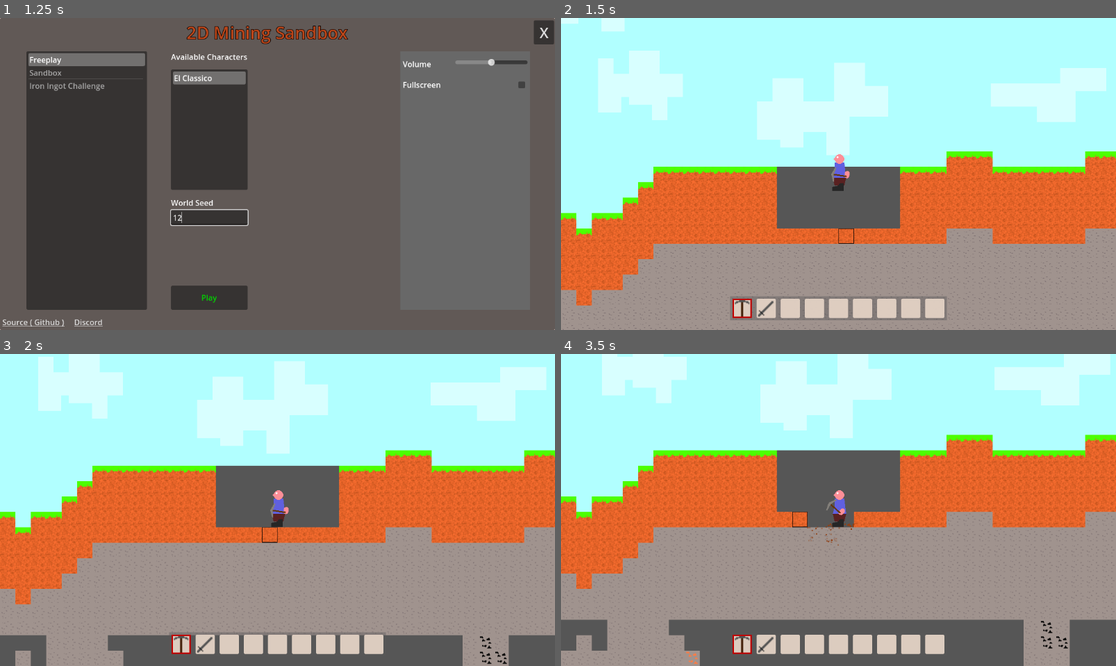
Above: before the commit, frames 1-4 (two rows, left to right).
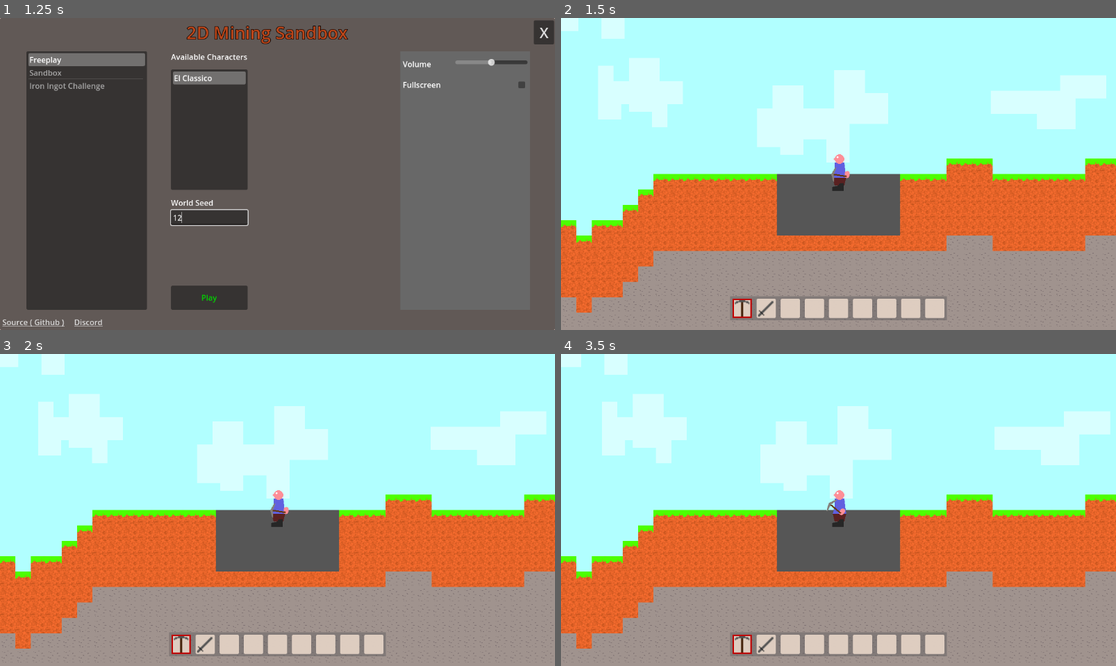
Above: after the commit, the same moments.

Repository: Griiimon/2D-Mining-Sandbox
Game: Godot game, scene res://game/startup.tscn
The game is run twice, just before and just after one commit, with the same random seed, the same clock (stepped at 60 frames per second) and the same inputs. The engine's default icon, where the game draws it, is replaced by a stand-in: a white triangle on a blue panel in a dark square.
Inputs (mouse positions are in pixels of both pictures, inside the frame that each line leads up to):
- Up to frame 1 (1.25 s): click (210, 217) at 0.52 s; type "12" at 0.6 s
- Up to frame 2 (1.5 s): click "Play" at 1.25 s
- Up to frame 3 (2 s): no input
- Up to frame 4 (3.5 s): tap Enter at 2 s; drag from (744, 644) to (827, 510) at 2.02 s; tap Space (jump) at 2.75 s; drag from (766, 644) to (827, 510) at 2.77 s

Frame 1 is identical in both runs. In frame 2, 12% of the frame differs, in the area x 0-100%, y 1-100%; in frame 3, 50%; in frame 4, 62%, in the area x 0-100%, y 0-100%.
Error after the commit: Parse Error: Could not find type "PlayerVehicleState" in the current scope. (res://game/player/state)

Commit message:
remove vehicle state

Diff:
--- a/game/player/base_player.gd
+++ b/game/player/base_player.gd
@@ -43,6 +43,7 @@
 @onready var health: HealthComponent = $"Health Component"
 @onready var hurtbox = $"Hurt Box"
 @onready var crafting: PlayerCrafting = $Crafting
+@onready var vehicle_logic: PlayerVehicleLogic = $Vehicle
 
 @onready var state_machine: PlayerStateMachine = $"State Machine"
 
@@ -65,6 +66,8 @@
 
 var active_effects: Array[PlayerEffect]
 
+var in_vehicle: Vehicle
+
 
 
 func _ready():
@@ -100,8 +103,11 @@
 func _physics_process(delta):
 	if freeze: return
 
-	if state_machine.current_state.can_move:
-		movement(delta)
+	if in_vehicle:
+		in_vehicle.on_occupied_physics_process(delta)
+	else:
+		if state_machine.current_state.can_move:
+			movement(delta)
 
 	tick_effects()
 
@@ -449,8 +455,9 @@
 
 
 func enter_vehicle_seat(seat: VehicleSeat):
-	state_machine.vehicle_state.seat= seat
-	state_machine.change_state(state_machine.vehicle_state)
+	state_machine.paused= true
+	in_vehicle= seat.get_vehicle()
+	vehicle_logic.on_enter(seat)
 	seat.get_vehicle().on_enter()
 
 
--- a/game/player/base_player.tscn
+++ b/game/player/base_player.tscn
@@ -20,7 +20,7 @@
 [ext_resource type="Script" path="res://game/player/crafting/crafting.gd" id="17_noi44"]
 [ext_resource type="Script" path="res://game/player/state machine/dying_state.gd" id="18_xdhrf"]
 [ext_resource type="Script" path="res://game/player/state machine/building_state.gd" id="20_r6xgo"]
-[ext_resource type="Script" path="res://game/player/state machine/player_vehicle_state.gd" id="21_n56ys"]
+[ext_resource type="Script" path="res://game/player/vehicle_logic.gd" id="21_n56ys"]
 
 [sub_resource type="RectangleShape2D" id="RectangleShape2D_cp3om"]
 size = Vector2(30, 60)
@@ -79,6 +79,9 @@
 script = ExtResource("17_noi44")
 player = NodePath("..")
 
+[node name="Vehicle" type="Node" parent="."]
+script = ExtResource("21_n56ys")
+
 [node name="State Machine" parent="." node_paths=PackedStringArray("current_state") instance=ExtResource("12_7bify")]
 script = ExtResource("14_7l24f")
 current_state = NodePath("Default")
@@ -111,14 +114,11 @@
 script = ExtResource("20_r6xgo")
 player = NodePath("../..")
 
-[node name="Vehicle" type="Node" parent="State Machine"]
-script = ExtResource("21_n56ys")
-can_move = false
-
 [connection signal="hotbar_slot_changed" from="Player UI" to="." method="_on_player_ui_hotbar_slot_changed"]
 [connection signal="hotbar_slot_changed" from="Player UI" to="State Machine/Mining" method="_on_player_ui_hotbar_slot_changed"]
 [connection signal="select_buildable" from="Player UI" to="State Machine" method="_on_player_ui_select_buildable"]
 [connection signal="recipe_crafted" from="Crafting" to="." method="_on_crafting_recipe_crafted"]
+[connection signal="exit_vehicle" from="Vehicle" to="State Machine" method="_on_exit_vehicle"]
 [connection signal="charge_item" from="State Machine/Default" to="State Machine" method="_on_charge_item"]
 [connection signal="start_mining" from="State Machine/Default" to="State Machine" method="_on_start_mining"]
 [connection signal="use_item" from="State Machine/Default" to="State Machine" method="_on_use_item"]
@@ -128,4 +128,3 @@
 [connection signal="build_block" from="State Machine/Building" to="State Machine" method="_on_place_block"]
 [connection signal="build_entity" from="State Machine/Building" to="State Machine" method="_on_building_build_entity"]
 [connection signal="cancel_build" from="State Machine/Building" to="State Machine" method="_on_building_cancel"]
-[connection signal="exit_vehicle" from="State Machine/Vehicle" to="State Machine" method="_on_exit_vehicle"]
--- a/game/player/state machine/player_vehicle_state.gd
+++ /dev/null
@@ -1,33 +0,0 @@
-class_name PlayerVehicleState
-extends PlayerState
-
-signal exit_vehicle
-
-var seat: VehicleSeat
-
-var entry_offset: Vector2
-
-
-func on_enter():
-	player.add_collision_exception_with(seat.get_vehicle())
-	await get_tree().physics_frame
-	entry_offset= player.global_position - seat.global_position
-	player.global_position= seat.global_position
-	player.main_hand.hide()
-
-
-func on_exit():
-	player.remove_collision_exception_with(seat.get_vehicle())
-	player.global_position= seat.global_position + entry_offset
-	player.main_hand.show()
-
-
-func on_physics_process(delta: float):
-	if Input.is_action_just_pressed("jump"):
-		exit_vehicle.emit()
-		return
-
-	seat.get_vehicle().on_occupied_physics_process(delta)
-
-	player.global_position= seat.global_position
-	player.global_rotation= seat.global_rotation
--- /dev/null
+++ b/game/player/vehicle_logic.gd
@@ -0,0 +1,41 @@
+class_name PlayerVehicleLogic
+extends Node
+
+signal exit_vehicle
+
+var seat: VehicleSeat
+var entry_offset: Vector2
+
+
+
+func on_enter(_seat: VehicleSeat):
+	seat= _seat
+	get_player().add_collision_exception_with(seat.get_vehicle())
+	await get_tree().physics_frame
+	entry_offset= get_player().global_position - seat.global_position
+	get_player().global_position= seat.global_position
+	get_player().main_hand.hide()
+
+
+func exit():
+	get_player().remove_collision_exception_with(seat.get_vehicle())
+	get_player().global_position= seat.global_position + entry_offset
+	get_player().main_hand.show()
+	get_player().in_vehicle= null
+	get_player().state_machine.paused= false
+	exit_vehicle.emit()
+
+
+func on_physics_process(delta: float):
+	if Input.is_action_just_pressed("jump"):
+		exit()
+		return
+
+	seat.get_vehicle().on_occupied_physics_process(delta)
+
+	get_player().global_position= seat.global_position
+	get_player().global_rotation= seat.global_rotation
+
+
+func get_player()-> BasePlayer:
+	return get_parent()
